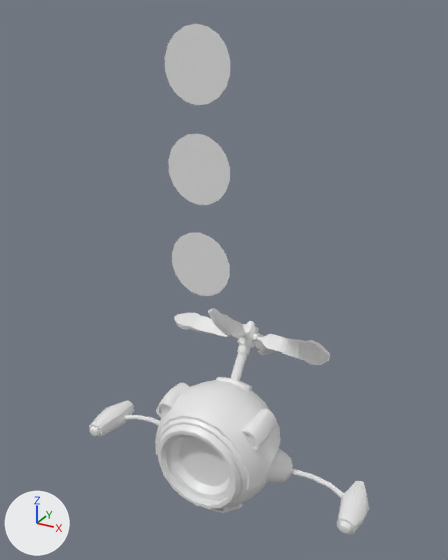
A saved change to the FBX model OpenGL_Project/Porori_LP.fbx.
Before and after are seen from a camera (50 mm lens) standing at (1.02, -1.802, 1.645) and looking at (-0.066, 0.173, 0.658). The axes (+X, +Y, +Z) are drawn at lower left. The lights are the same throughout. Where no turn or scale is listed for an object, it has been applied to the vertices. Vertices at the same position are counted once.

Names of what the first picture shows: 'Face1', 'Face2', 'Face3', 'Face4', 'MainBody', 'PropellaHindge'.
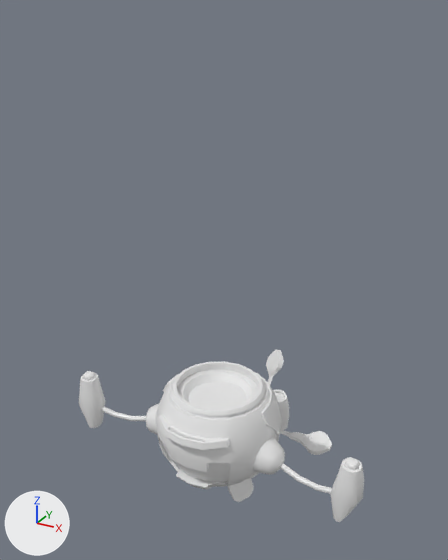
The edits, one by one:
me_sphere_004 is used by ob_mainbody; location (0.0, 0.0, 0.0).
me_sphere_004 had 1301 vertices, 1183 faces and spanned x -0.632..0.632, y -0.177..0.261, z -0.271..0.365.
me_sphere_004 now has 1615 vertices, 1470 faces and spans x -0.632..0.632, y -0.27..0.609, z -0.444..0.29.
me_sphere_004 part 1: the loose piece of 905 vertices spanning x -0.311..0.529, y -0.177..0.261, z -0.271..0.265 is turned -90 degrees about the x axis through its middle, then moved by (0.0, -0.045, 0.074).
me_sphere_004 part 2: the loose piece of 48 vertices spanning x -0.026..0.026, y 0.131..0.257, z 0.218..0.365 is turned -90 degrees about the x axis through its middle, then moved by (0.0, 0.097, -0.373).
me_sphere_004 part 3: the loose piece of 148 vertices spanning x 0.519..0.632, y -0.102..0.149, z -0.143..-0.042 is turned -90 degrees about the x axis through its middle, then moved by (0.0, -0.115, 0.182).
me_sphere_004 part 4: the loose piece of 48 vertices spanning x -0.529..-0.303, y 0.045..0.089, z -0.099..-0.042 is turned -90 degrees about the x axis through its middle, then moved by (0.0, -0.138, 0.117).
me_sphere_004 part 5: the loose piece of 148 vertices spanning x -0.632..-0.519, y -0.102..0.149, z -0.143..-0.042 is turned -90 degrees about the x axis through its middle, then moved by (0.0, -0.115, 0.182).
me_sphere_004 part 6: a new loose piece of 60 vertices spanning x -0.056..0.05, y 0.391..0.609, z -0.131..0.151, in mat_porori (its picture is missing).
me_sphere_004 part 7: a new loose piece of 60 vertices spanning x 0.029..0.36, y 0.326..0.442, z -0.172..-0.12, in mat_porori (its picture is missing).
me_sphere_004 part 8: a new loose piece of 60 vertices spanning x -0.05..0.056, y 0.155..0.375, z -0.444..-0.164, in mat_porori (its picture is missing).
me_sphere_004 part 9: a new loose piece of 18 vertices spanning x -0.114..0.114, y -0.116..0.116, z 0.231, in mat_porori (its picture is missing).
Object 'Face2' (ob_face2) is deleted.
Object 'Face4' (ob_face4) is deleted.
Object 'PropellaHindge' (ob_propellahindge) is deleted.
Object 'Face1' (ob_face1) is deleted.
Object 'Face3' (ob_face3) is deleted.

Where the change shows, as pixel boxes (x1, y1, x2, y2) in the pictures (448 x 560 px; the box of a moved part takes in the faces that stretch with it):
'MainBody', reshaped (9% shorter): before (89, 344, 370, 534); after (79, 350, 364, 522)
'Face4', deleted: before (165, 24, 230, 105)
'Face3', deleted: before (168, 133, 230, 205)
'PropellaHindge', deleted: before (174, 308, 330, 365)
'Face2', deleted: before (172, 233, 230, 296)
'Face1', deleted: before (179, 436, 229, 486)
part 1 of me_sphere_004, moved or reshaped: before (155, 377, 344, 513); after (146, 361, 331, 494)
part 2 of me_sphere_004, moved or reshaped (not visible afterwards): before (231, 344, 251, 381)
part 3 of me_sphere_004, moved or reshaped: before (337, 481, 370, 534); after (330, 457, 364, 522)
part 4 of me_sphere_004, moved or reshaped: before (124, 415, 160, 426); after (101, 406, 146, 421)
part 5 of me_sphere_004, moved or reshaped: before (89, 401, 134, 437); after (79, 371, 106, 428)
part 6 of me_sphere_004, added: after (266, 350, 284, 385)
part 7 of me_sphere_004, added: after (280, 430, 332, 455)
part 8 of me_sphere_004, added: after (228, 478, 254, 502)
part 9 of me_sphere_004, added: after (188, 381, 247, 409)
